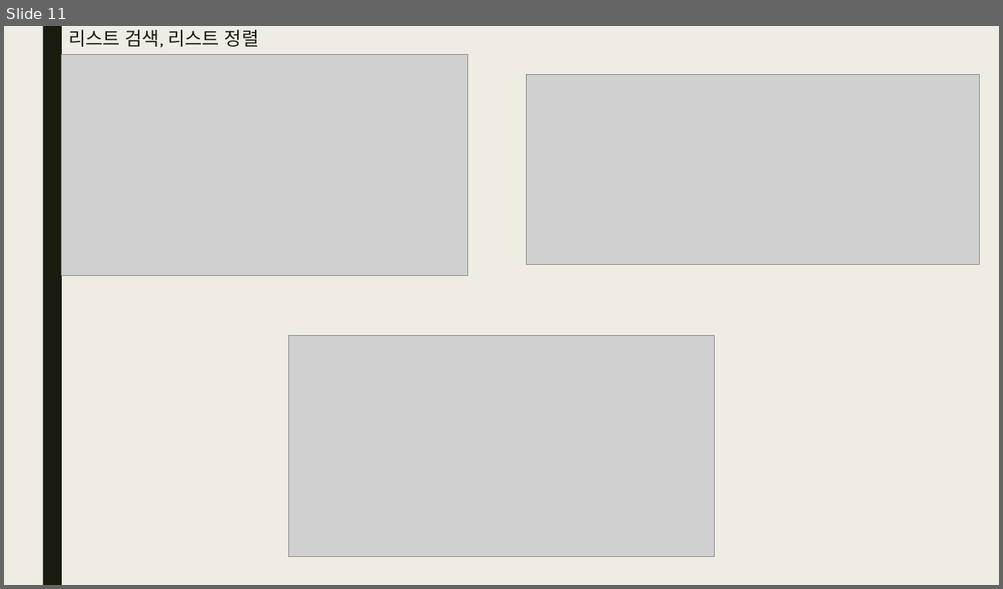
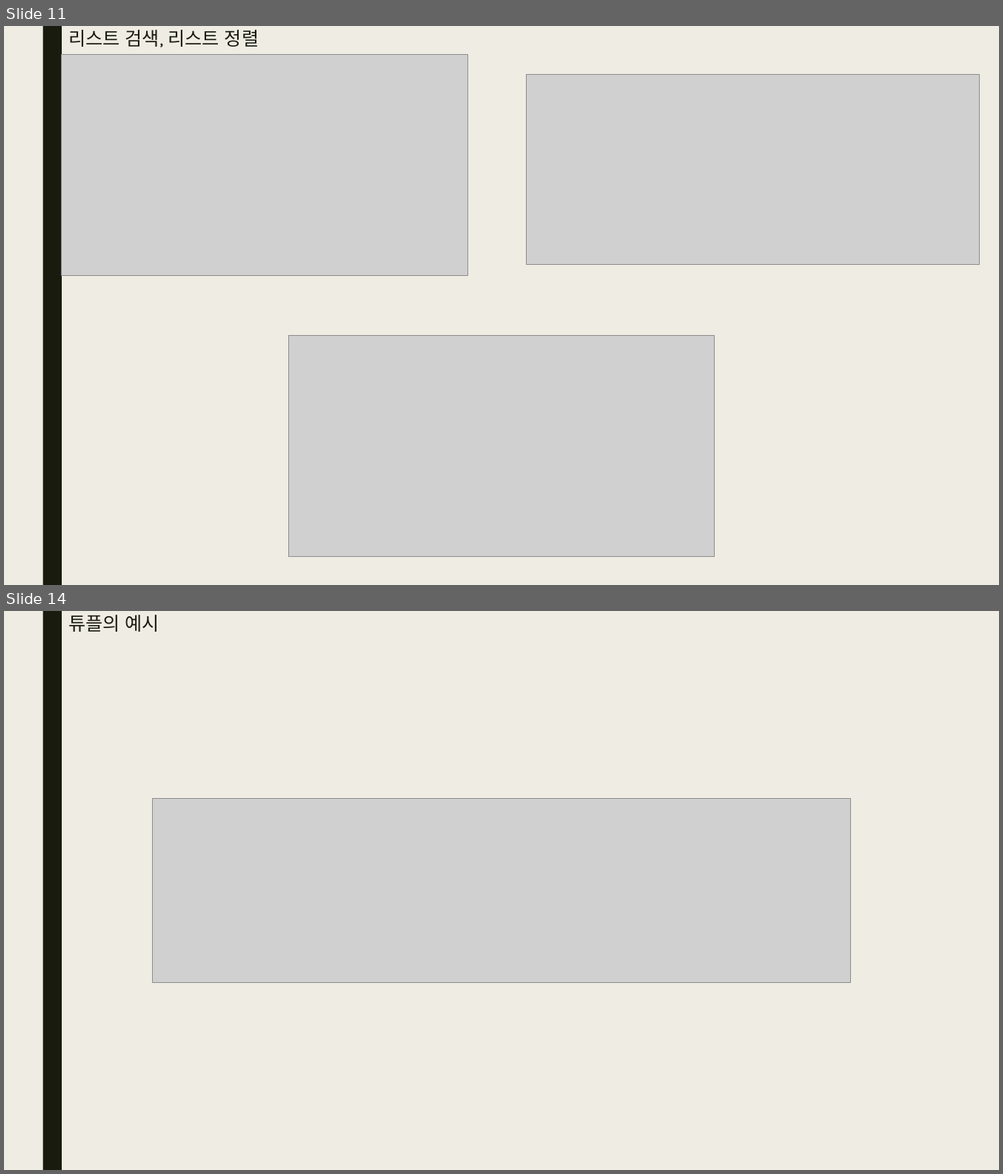
Before and after one commit to bino0130/politec-python, a slide deck: 파이썬 과제/파이썬 8강 과제 남정현.pptx. Shown one above the other, each under a label of ours: slide 11 before the commit, slides 11 and 14 after it; the slides between them are not shown. The pictures are 1003x589 and 1003x1174 pixels, drawn with LibreOffice and Linux fonts; fonts in the diff are those of the drawing; grey boxes stand for pictures. Boxes give left, top, right and bottom in pixels: in the first picture for what was removed or moved away, otherwise in the second. Text is boxed around its words. In the diff, an @@ line names an element or a change of style, - is before the commit and + after.

```diff
--- a/파이썬 과제/파이썬 8강 과제 남정현.pptx
+++ b/파이썬 과제/파이썬 8강 과제 남정현.pptx
@@ slide 14 added at [4, 611, 999, 1170], background #EFEDE3; not listed: 1 template element that a slide beside it also shows @@
@@ title added at [68, 615, 159, 632], 18 pt, text #191B0E @@
+튜플의 예시
@@ picture added at [153, 799, 850, 983] @@
```
Also in this commit, not shown: 3 other slides added, 9 slides removed.
